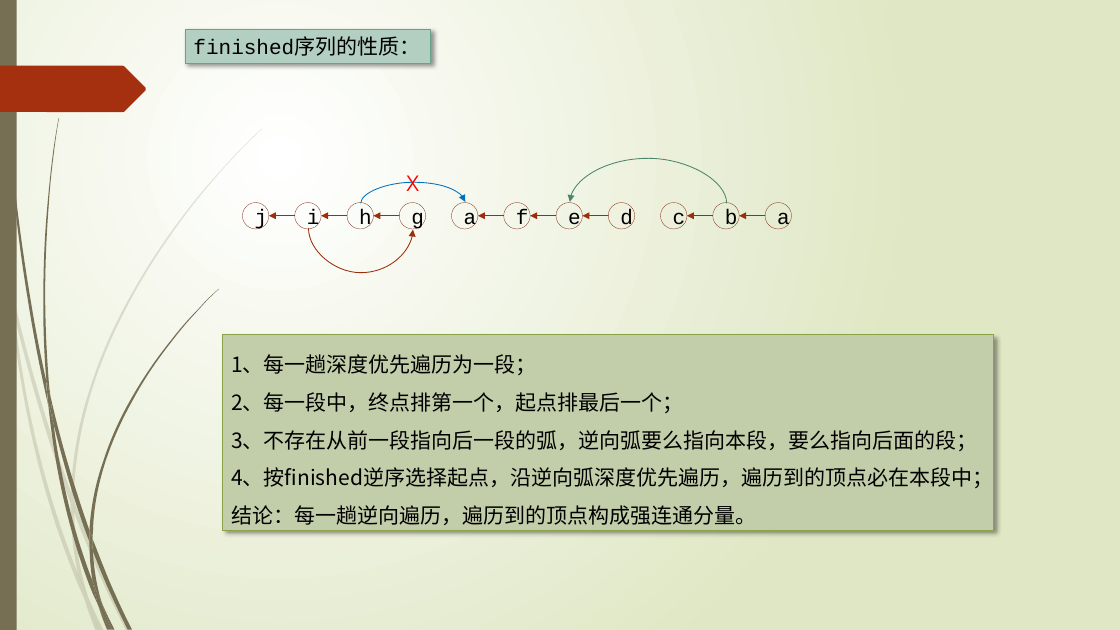
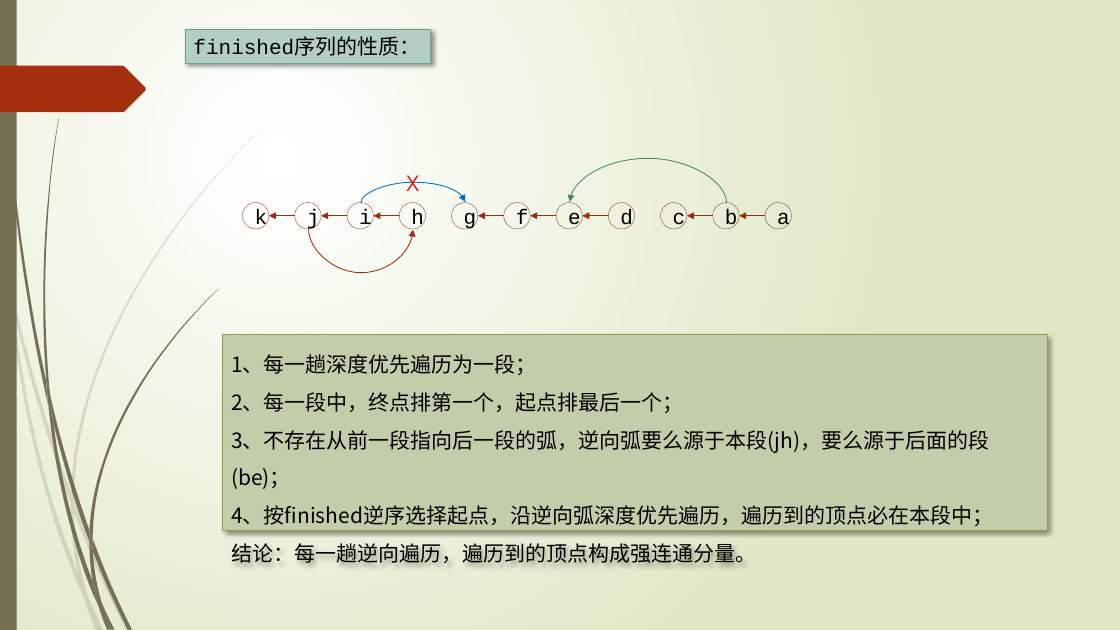
Before and after one commit to TeacherPeng/Datastruct, a slide deck: slide 19 of 教案/第07章 图.pptx. Drawn at 1120x630 pixels with LibreOffice and Linux fonts; fonts in the diff are those of the drawing. Boxes give left, top, right and bottom in pixels: in the first picture for what was removed or moved away, otherwise in the second. Text is boxed around its words. In the diff, an @@ line names an element or a change of style, - is before the commit and + after.

```diff
--- a/教案/第07章 图.pptx
+++ b/教案/第07章 图.pptx
@@ ellipse added at <box>243,202,269,229</box>, outline #7A240C 0.25 pt, 18 pt, text #000000 @@
+k
@@ 3 ellipses: place and size @@
-3 ellipses at <box>243,202,373,229</box>
+3 ellipses at <box>295,202,425,229</box>
@@ ellipse "g": place and size @@
-ellipse "g" at <box>399,202,425,229</box>
+ellipse "g" at <box>452,202,478,229</box>
@@ ellipse removed at <box>452,202,478,229</box> @@
-a
@@ rectangle "1、每一趟深度优先遍历为一段；": place and size @@
-rectangle "1、每一趟深度优先遍历为一段；" at <box>223,335,994,531</box>
+rectangle "1、每一趟深度优先遍历为一段；" at <box>223,335,1047,531</box>
@@ text in rectangle at <box>231,430,989,489</box>: text changed @@
-3、不存在从前一段指向后一段的弧，逆向弧要么指向本段，要么指向后面的段；
+3、不存在从前一段指向后一段的弧，逆向弧要么源于本段(jh)，要么源于后面的段(be)；
```
Also in this commit, not shown: 1 other slide changed.
